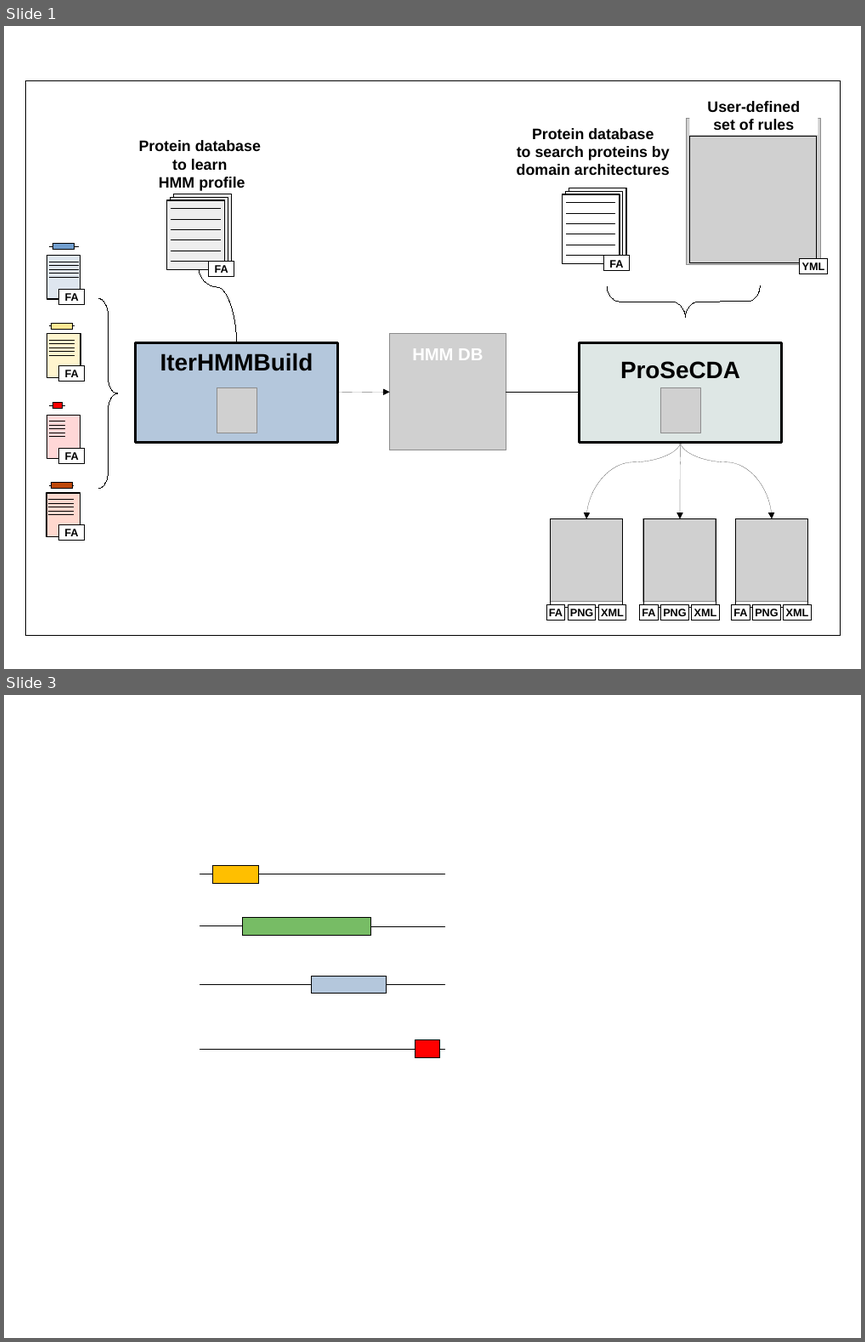
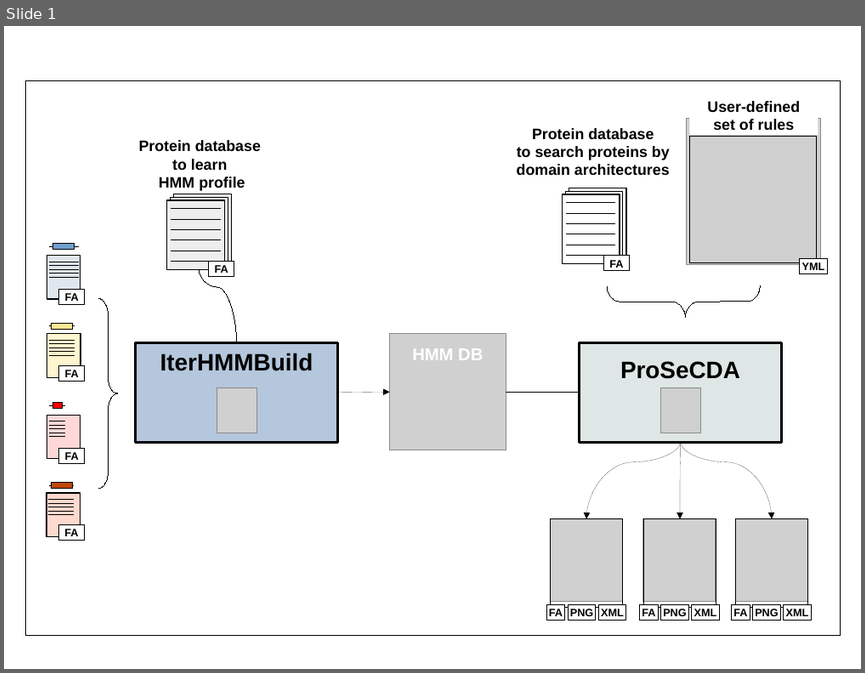
Before and after one commit to nchePortfolio/cusProSe, a slide deck: prosecda/cusprose_pipeline.odp. Shown one above the other, each under a label of ours: slides 1 and 3 before the commit, slide 1 after it; the slides between them are not shown. The pictures are 865x1342 and 865x673 pixels, drawn with LibreOffice and Linux fonts; fonts in the diff are those of the drawing; grey boxes stand for pictures. Boxes give left, top, right and bottom in pixels: in the first picture for what was removed or moved away, otherwise in the second. Text is boxed around its words. In the diff, an @@ line names an element or a change of style, - is before the commit and + after.

```diff
--- a/prosecda/cusprose_pipeline.odp
+++ b/prosecda/cusprose_pipeline.odp
@@ slide 3 removed at (x1=4, y1=695, x2=861, y2=1338), background #FFFFFF @@
@@ rectangle removed at (x1=212, y1=865, x2=259, y2=883) @@
@@ line removed from (200, 873) to (445, 873) @@
@@ rectangle removed at (x1=243, y1=918, x2=371, y2=936) @@
@@ line removed from (200, 926) to (445, 926) @@
@@ line removed from (200, 984) to (445, 984) @@
@@ rectangle removed at (x1=311, y1=975, x2=386, y2=993) @@
@@ line removed from (200, 1049) to (445, 1049) @@
@@ rectangle removed at (x1=415, y1=1039, x2=439, y2=1057) @@
```
Also in this commit, not shown: 1 slide changed, 2 slides added, 9 other files.
